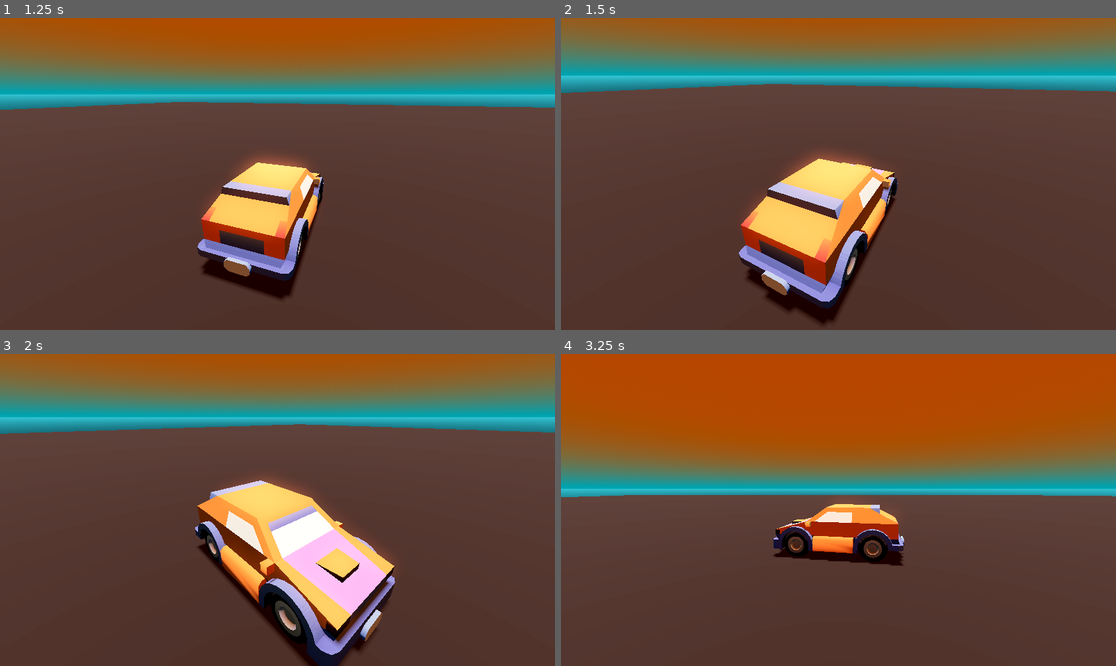
Above: before the commit, frames 1-4 (two rows, left to right).
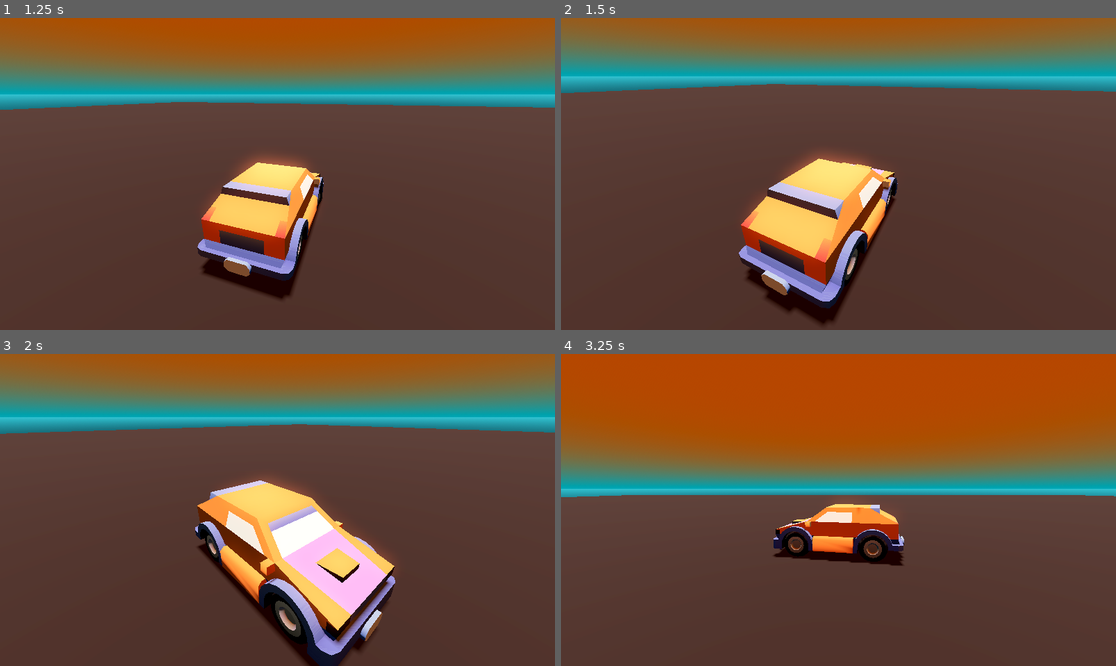
Above: after the commit, the same moments.

Repository: sairpa/sairpa.github.io
Game: Godot game, scene res://scenes/level0.tscn
Two runs of this game, one before a commit and one after it. Both use one fixed random seed, a clock stepped at 60 frames per second and the inputs below.
Inputs:
- Up to frame 1 (1.25 s): hold Right (ui_right) from 0.53 s (still down); hold Shift from 0.53 s (still down)
- Up to frame 2 (1.5 s): release Right (ui_right) at 1.28 s; release Shift at 1.28 s; hold Down (ui_down) from 1.28 s (still down); tap Shift at 1.35 s
- Up to frame 3 (2 s): keep holding Down (ui_down)
- Up to frame 4 (3.25 s): release Down (ui_down) at 2.03 s; hold Right (ui_right) 2.03-2.78 s; hold Shift 2.03-2.78 s; hold Up (ui_up) from 2.78 s (still down); tap Shift at 2.85 s

Frame 1 is identical in both runs. In frame 2, 0.3% of the frame differs, in the area x 0-100%, y 18-94%; in frame 3, 0.2%; in frame 4, less than 0.1%.

Commit message:
minor tweaks: TODO: - fix the camera - fix the car controller in main scene - ideate on the level and how to do (possibly in blender) - Try some preanimated vids from blender!

Diff:
--- a/project.godot
+++ b/project.godot
@@ -62,3 +62,4 @@
 [rendering]
 
 renderer/rendering_method="mobile"
+textures/vram_compression/import_etc2_astc=true
--- a/scenes/level0.tscn
+++ b/scenes/level0.tscn
@@ -35,13 +35,8 @@
 transform = Transform3D(-4.37114e-08, -0.132256, 0.991216, 0, 0.991216, 0.132256, -1, 5.78111e-09, -4.33274e-08, 0, 1.92415, 4.12006)
 script = ExtResource("1_ic6my")
 offset = Vector3(4, 2, 0)
-follow_target = NodePath("../CarG/swift_sport")
-look_target = NodePath("../CarG/swift_sport")
-
-[node name="CarG" type="Node" parent="."]
-
-[node name="swift_sport" parent="CarG" instance=ExtResource("1_4exd7")]
-transform = Transform3D(1, 0, 0, 0, 1, 0, 0, 0, 1, 0, 2, 0)
+follow_target = NodePath("../swift_sport")
+look_target = NodePath("../swift_sport")
 
 [node name="Ground" type="MeshInstance3D" parent="."]
 mesh = SubResource("PlaneMesh_4exd7")
@@ -59,3 +54,6 @@
 
 [node name="WorldEnvironment" type="WorldEnvironment" parent="."]
 environment = SubResource("Environment_qsrgx")
+
+[node name="swift_sport" parent="." instance=ExtResource("1_4exd7")]
+transform = Transform3D(1, 0, 0, 0, 1, 0, 0, 0, 1, 0, 2, 0)
Not shown, changed: assets/swift_sport_colormap.png.import
Not shown, changed: export_presets.cfg
Not shown: 1 places in scenes/car.tscn that only renumber resources
Not shown: 1 places in scenes/level0.tscn that only renumber resources
